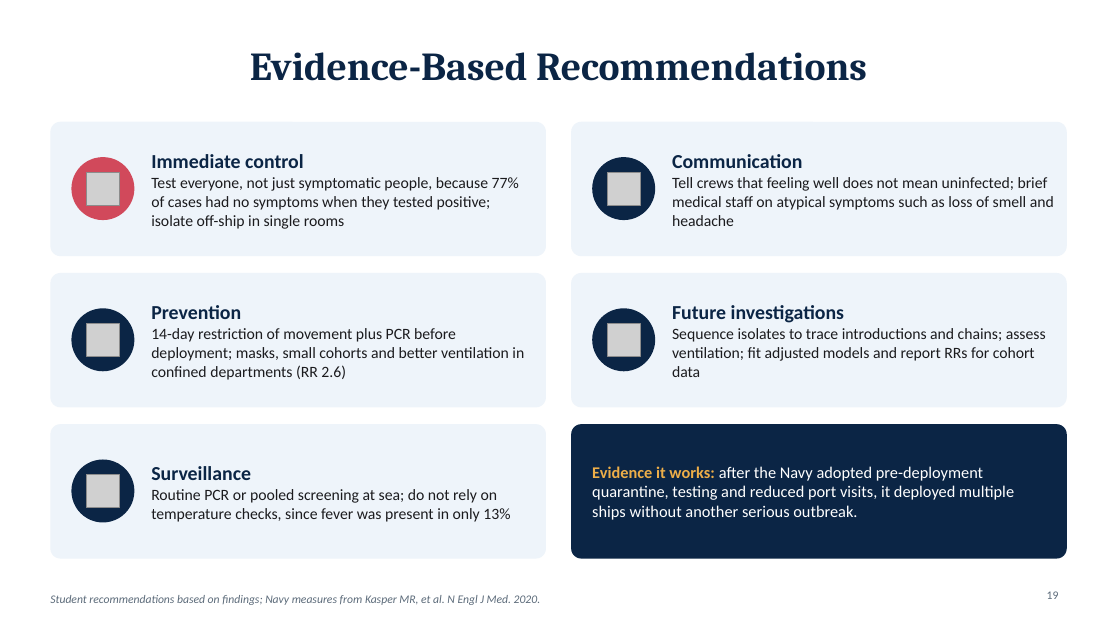
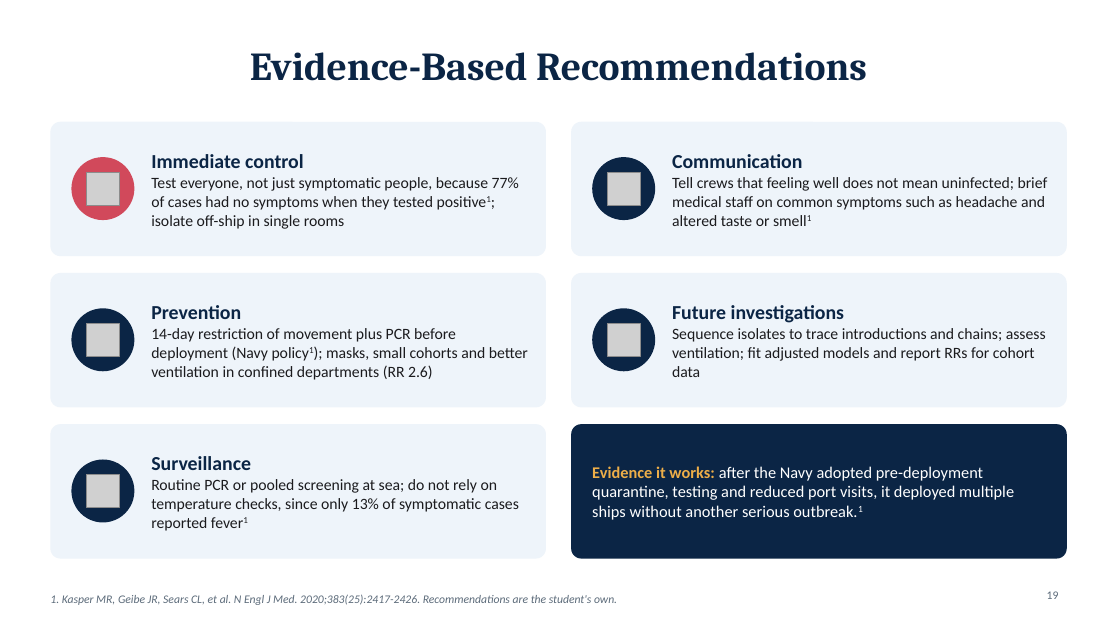
Before and after one commit to adebowa96/Research, a slide deck: slide 19 of Outbreak_of_the_Day/Covid19_Aircraft_Carrier_Outbreak.pptx. Drawn at 1120x630 pixels with LibreOffice and Linux fonts; fonts in the diff are those of the drawing; grey boxes stand for pictures. Boxes give left, top, right and bottom in pixels: in the first picture for what was removed or moved away, otherwise in the second. Text is boxed around its words. In the diff, an @@ line names an element or a change of style, - is before the commit and + after.

```diff
--- a/Outbreak_of_the_Day/Covid19_Aircraft_Carrier_Outbreak.pptx
+++ b/Outbreak_of_the_Day/Covid19_Aircraft_Carrier_Outbreak.pptx
@@ text at <box>151,177,519,229</box>: text changed @@
-Test everyone, not just symptomatic people, because 77% of cases had no symptoms when they tested positive; isolate off-ship in single rooms
+Test everyone, not just symptomatic people, because 77% of cases had no symptoms when they tested positive1; isolate off-ship in single rooms
@@ text at <box>672,177,1048,226</box>: text changed @@
-Tell crews that feeling well does not mean uninfected; brief medical staff on atypical symptoms such as loss of smell and headache
+Tell crews that feeling well does not mean uninfected; brief medical staff on common symptoms such as headache and altered taste or smell1
@@ text at <box>151,328,528,380</box>: text changed @@
-14-day restriction of movement plus PCR before deployment; masks, small cohorts and better ventilation in confined departments (RR 2.6)
+14-day restriction of movement plus PCR before deployment (Navy policy1); masks, small cohorts and better ventilation in confined departments (RR 2.6)
@@ text at <box>151,479,519,531</box>: text changed @@
-Routine PCR or pooled screening at sea; do not rely on temperature checks, since fever was present in only 13%
+Routine PCR or pooled screening at sea; do not rely on temperature checks, since only 13% of symptomatic cases reported fever1
@@ text at <box>592,466,1014,520</box>: text changed @@
-Evidence it works: after the Navy adopted pre-deployment quarantine, testing and reduced port visits, it deployed multiple ships without another serious outbreak.
+Evidence it works: after the Navy adopted pre-deployment quarantine, testing and reduced port visits, it deployed multiple ships without another serious outbreak.1
@@ text at <box>50,594,617,605</box>: text changed @@
-Student recommendations based on findings; Navy measures from Kasper MR, et al. N Engl J Med. 2020.
+1. Kasper MR, Geibe JR, Sears CL, et al. N Engl J Med. 2020;383(25):2417-2426. Recommendations are the student's own.
```
Also in this commit, not shown: 19 other slides changed.
